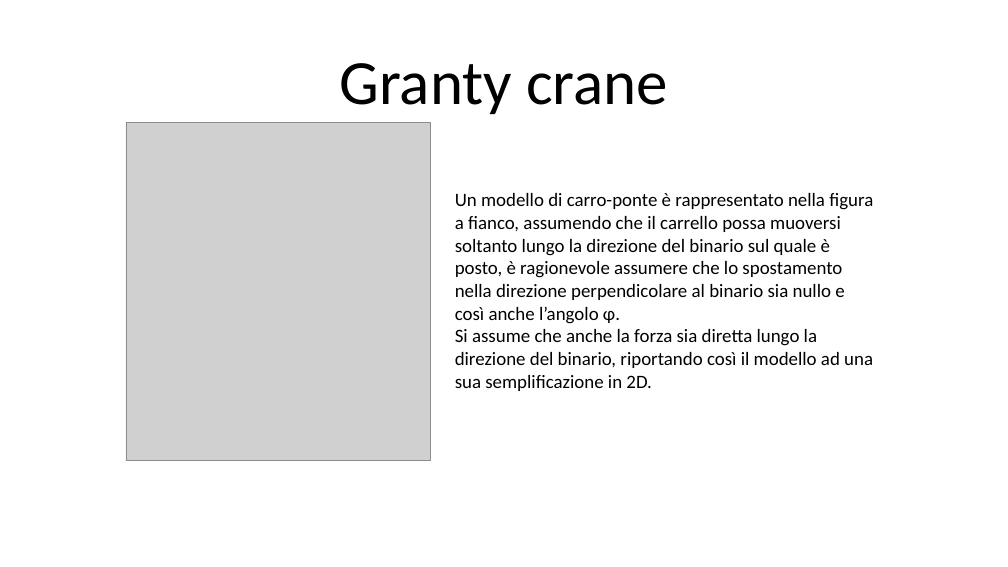
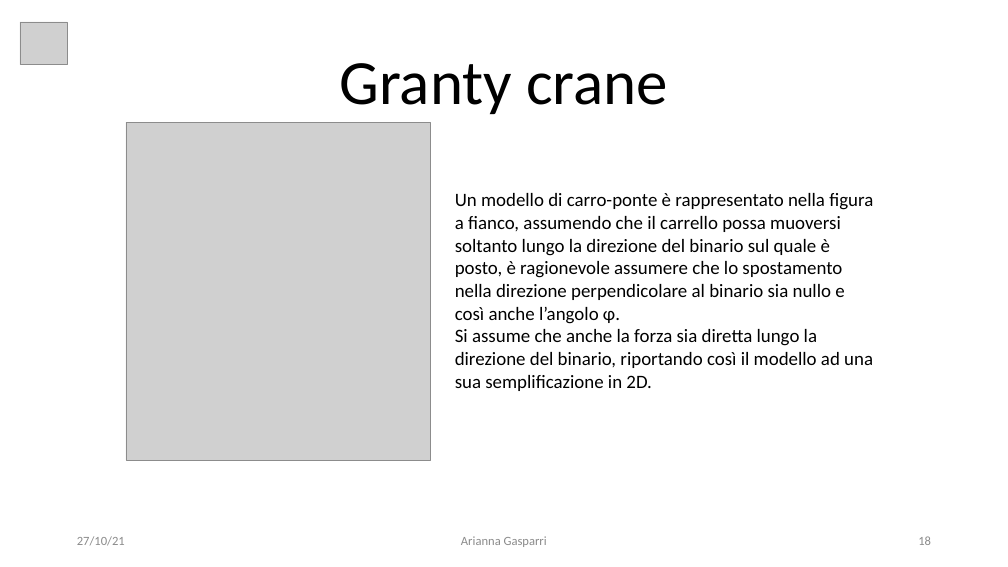
Before and after one commit to giga487/BicchiGas, a slide deck: slide 18 of Relazione/Presentazione.pptx. Drawn at 1008x567 pixels with LibreOffice and Linux fonts; fonts in the diff are those of the drawing; grey boxes stand for pictures. Boxes give left, top, right and bottom in pixels: in the first picture for what was removed or moved away, otherwise in the second. Text is boxed around its words. In the diff, an @@ line names an element or a change of style, - is before the commit and + after.

```diff
--- a/Relazione/Presentazione.pptx
+++ b/Relazione/Presentazione.pptx
@@ picture added at box(20, 22, 67, 65) @@
@@ text added at box(77, 536, 125, 546), 12 pt, text #8C8C8C @@
+27/10/21
@@ text added at box(461, 536, 547, 547), 12 pt, text #8C8C8C @@
+Arianna Gasparri
@@ page number added at box(918, 536, 931, 545), 12 pt, text #8C8C8C @@
+18
```
Also in this commit, not shown: 25 other slides changed, 2 other files.
